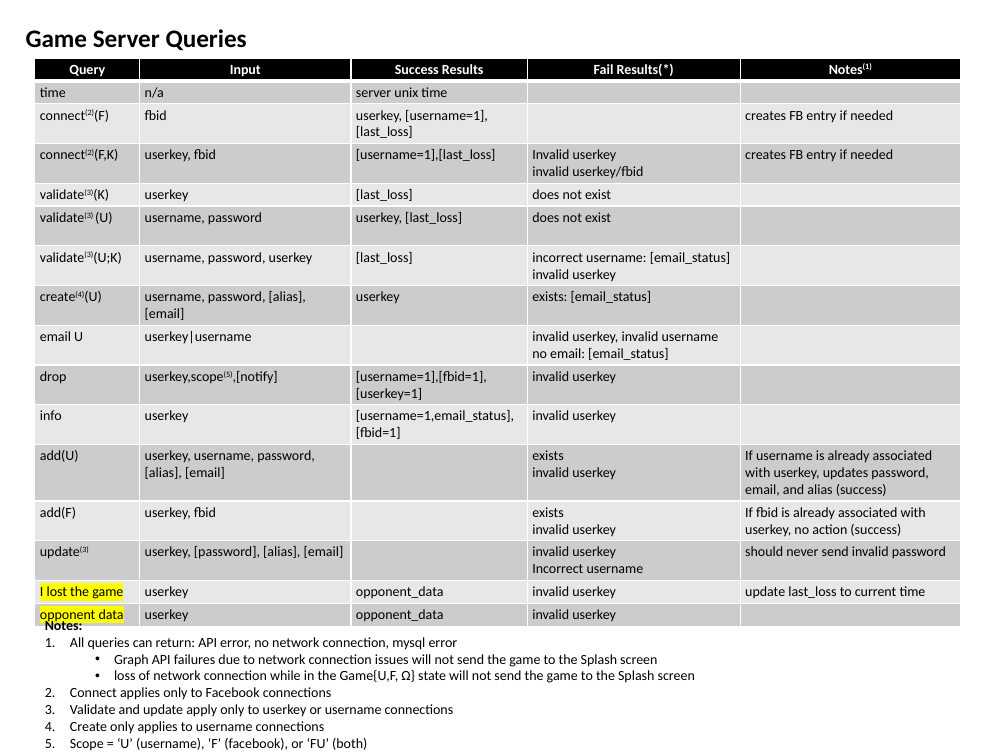
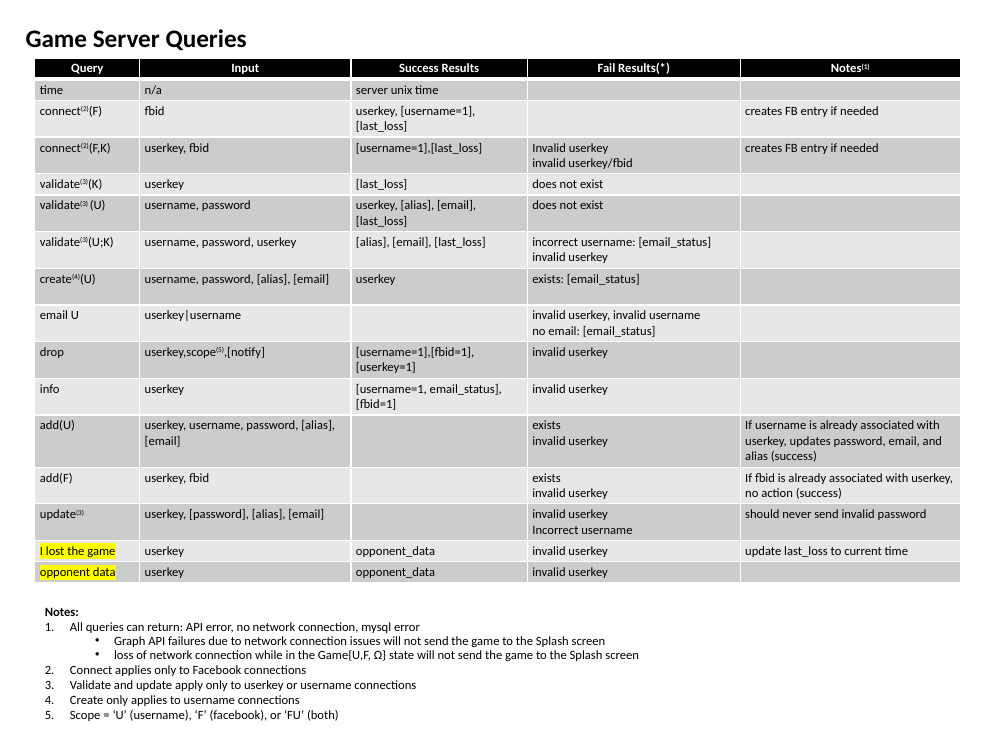
Before and after one commit to mikemayer67/TheGame, a slide deck: slide 9 of TheGameFlow.pptx. Drawn at 1008x756 pixels with LibreOffice and Linux fonts; fonts in the diff are those of the drawing. Boxes give left, top, right and bottom in pixels: in the first picture for what was removed or moved away, otherwise in the second. Text is boxed around its words. In the diff, an @@ line names an element or a change of style, - is before the commit and + after.

Commit message:
UserAccount Connection

```diff
--- a/TheGameFlow.pptx
+++ b/TheGameFlow.pptx
@@ table at [35, 57, 962, 583] @@
-row 6, column 3: userkey, [last_loss]
+row 6, column 3: userkey, [alias], [email], [last_loss]
-row 7, column 3: [last_loss]
+row 7, column 3: [alias], [email], [last_loss]
-row 11, column 3: [username=1,email_status], [fbid=1]
+row 11, column 3: [username=1, email_status], [fbid=1]
@@ size 10 to 9 pt @@
@@ text "Notes:": place and size @@
-text "Notes:" at [45, 618, 695, 751]
+text "Notes:" at [45, 607, 639, 721]
@@ text "Notes:" at [45, 607, 639, 721]: size 10 to 9 pt; line spacing 1 to 10pt @@
```
Also in this commit, not shown: 1 other slide changed, 12 other files.
